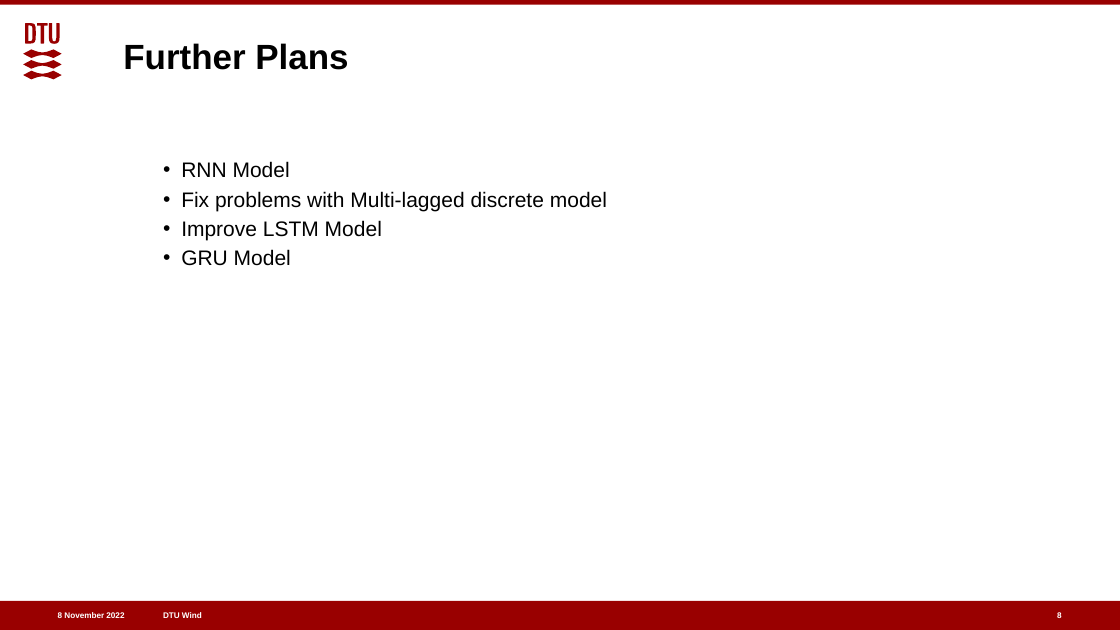
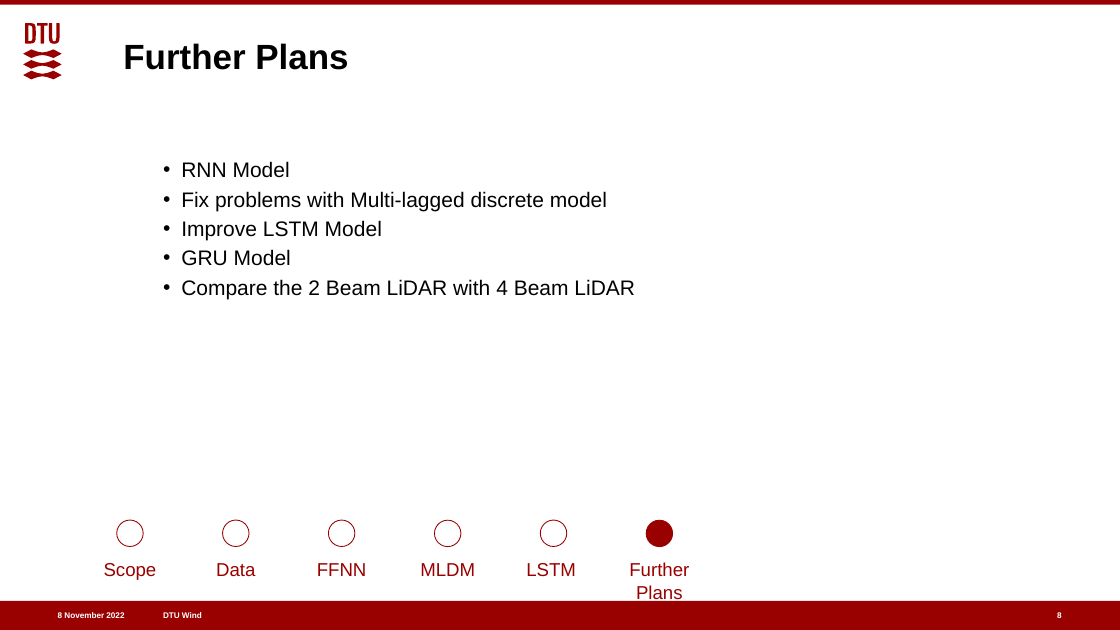
Before and after one commit to joramdevries/ProbabilisticMethods, a slide deck: slide 8 of Final_Project/FeedbackPresentation.pptx. Drawn at 1120x630 pixels with LibreOffice and Linux fonts; fonts in the diff are those of the drawing. Boxes give left, top, right and bottom in pixels: in the first picture for what was removed or moved away, otherwise in the second. Text is boxed around its words. In the diff, an @@ line names an element or a change of style, - is before the commit and + after.

```diff
--- a/Final_Project/FeedbackPresentation.pptx
+++ b/Final_Project/FeedbackPresentation.pptx
@@ text at <box>181,279,635,299</box>: paragraph added @@
+• Compare the 2 Beam LiDAR with 4 Beam LiDAR
@@ ellipse added at <box>117,520,143,546</box>, outline #990000 0.75 pt @@
@@ ellipse added at <box>223,520,249,546</box>, outline #990000 0.75 pt @@
@@ ellipse added at <box>329,520,355,546</box>, outline #990000 0.75 pt @@
@@ ellipse added at <box>434,520,460,546</box>, outline #990000 0.75 pt @@
@@ ellipse added at <box>540,520,566,546</box>, outline #990000 0.75 pt @@
@@ ellipse added at <box>646,520,672,546</box>, fill #990000, outline #990000 0.75 pt @@
@@ text added at <box>104,563,157,580</box>, 16 pt, text #990000 @@
+Scope
@@ text added at <box>216,563,255,576</box>, 16 pt, text #990000 @@
+Data
@@ text added at <box>317,563,367,576</box>, 16 pt, text #990000 @@
+FFNN
@@ text added at <box>420,563,475,576</box>, 16 pt, text #990000 @@
+MLDM
@@ text added at <box>526,563,576,576</box>, 16 pt, text #990000 @@
+LSTM
@@ text added at <box>629,562,689,603</box>, 16 pt, text #990000 @@
+Further Plans
```
Also in this commit, not shown: 6 other slides changed, 1 slide added, 1 slide removed, 3 other files.
